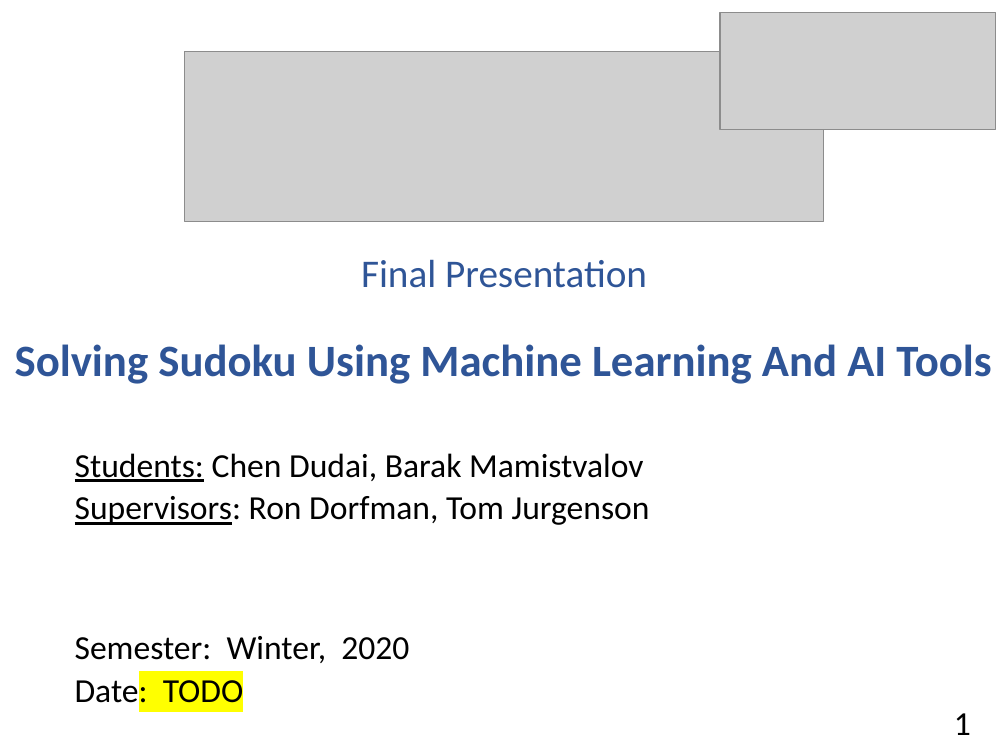
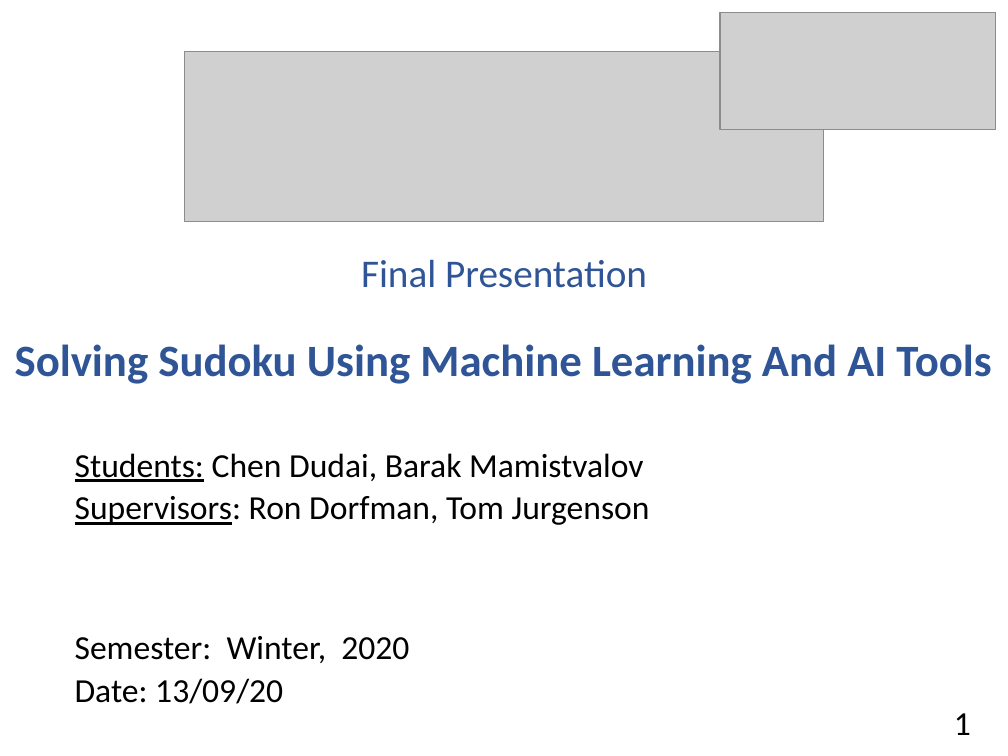
Before and after one commit to chendudai/Sudoku, a slide deck: slide 1 of Presentation/final_presentation.pptx. Drawn at 1008x756 pixels with LibreOffice and Linux fonts; fonts in the diff are those of the drawing; grey boxes stand for pictures. Boxes give left, top, right and bottom in pixels: in the first picture for what was removed or moved away, otherwise in the second. Text is boxed around its words. In the diff, an @@ line names an element or a change of style, - is before the commit and + after.

```diff
--- a/Presentation/final_presentation.pptx
+++ b/Presentation/final_presentation.pptx
@@ subtitle at <box>75,678,283,704</box>: text changed @@
-Date: TODO
+Date: 13/09/20
```
Also in this commit, not shown: 15 other slides changed, 2 slides added, 1 slide removed.
